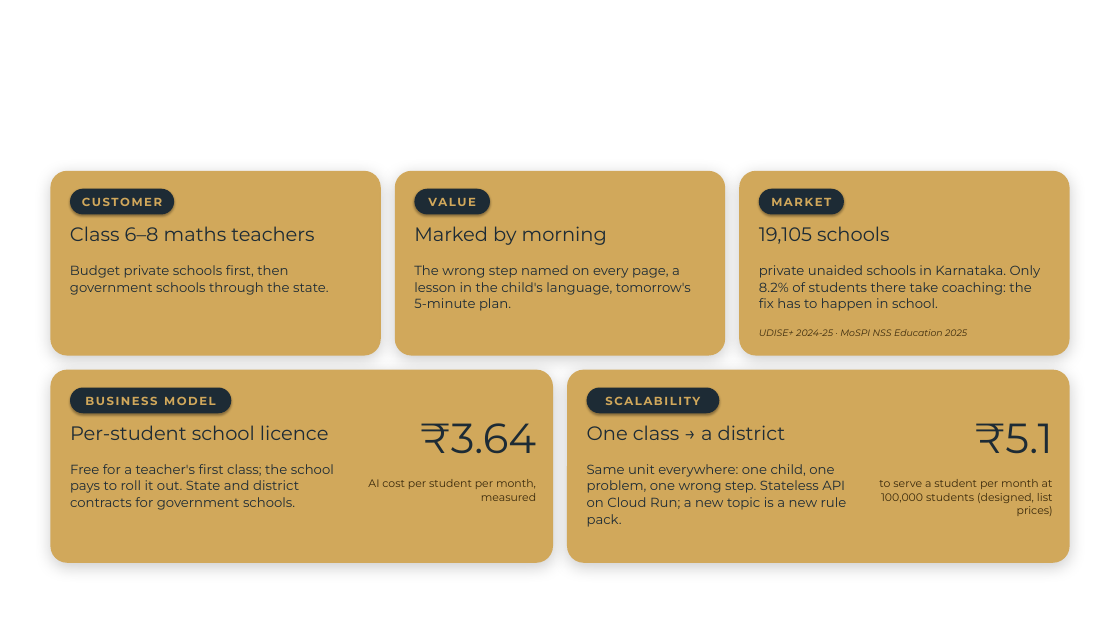
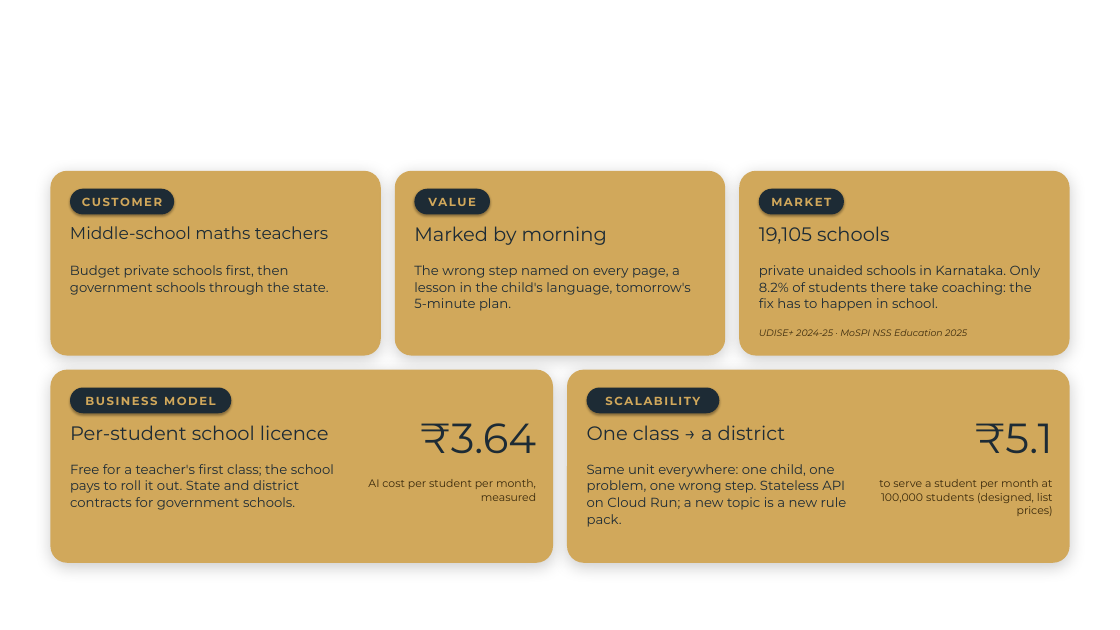
Before and after one commit to Argonyx-26/T28-Team-X, a slide deck: slide 5 of docs/pitch/GuruGraph_TeamX_T28_Round2.pptx. Drawn at 1120x630 pixels with LibreOffice and Linux fonts; fonts in the diff are those of the drawing; background and template pictures are left out. Boxes give left, top, right and bottom in pixels: in the first picture for what was removed or moved away, otherwise in the second. Text is boxed around its words. In the diff, an @@ line names an element or a change of style, - is before the commit and + after.

Commit message:
docs: the demo video (GitHub release) linked from the deck, README, /judges and the footer; 'middle school' instead of Class 6-7 as the audience in the deck and on the landing page

```diff
--- a/docs/pitch/GuruGraph_TeamX_T28_Round2.pptx
+++ b/docs/pitch/GuruGraph_TeamX_T28_Round2.pptx
@@ text at (70,226,328,239): text changed; size 25 to 22 pt @@
-Class 6–8 maths teachers
+Middle-school maths teachers
```
Also in this commit, not shown: 3 other slides changed, 6 other files.
